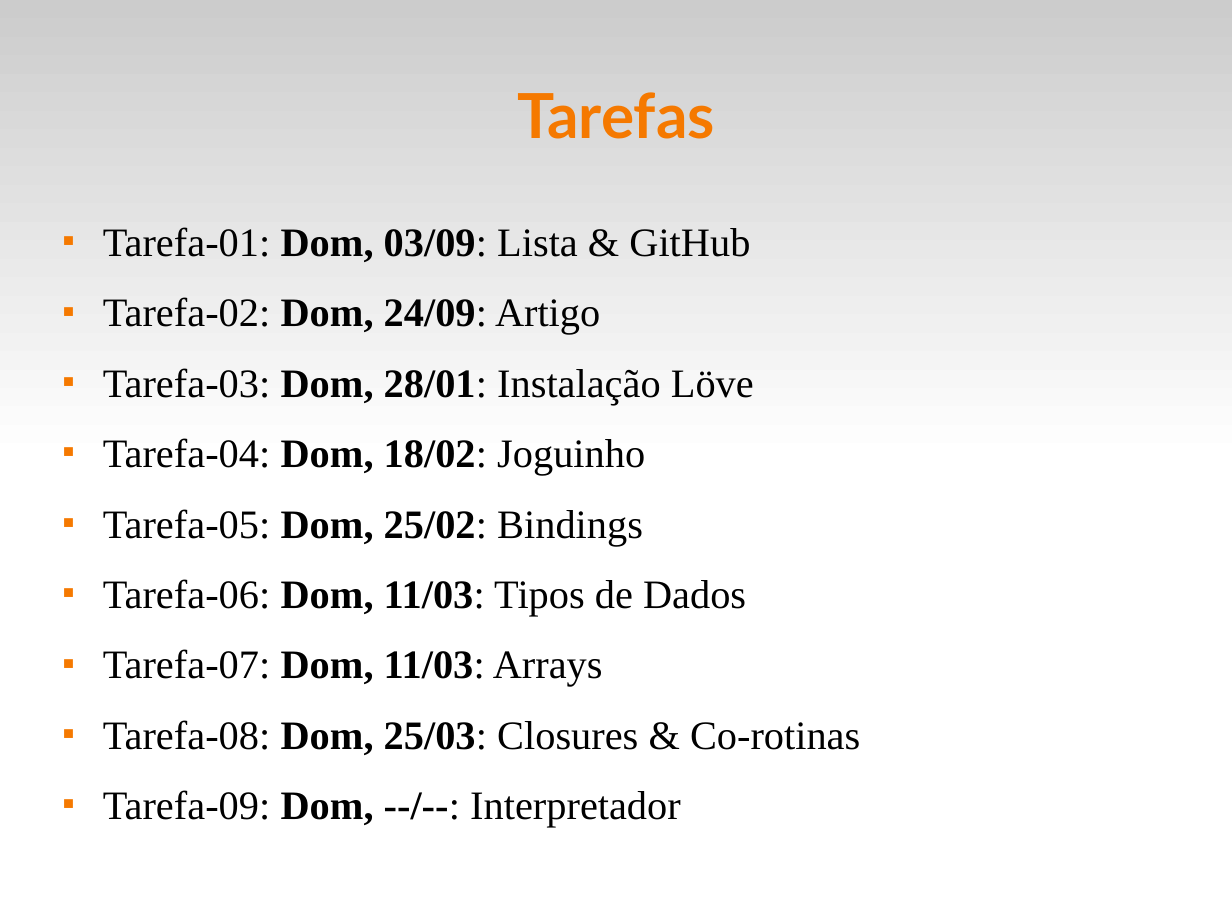
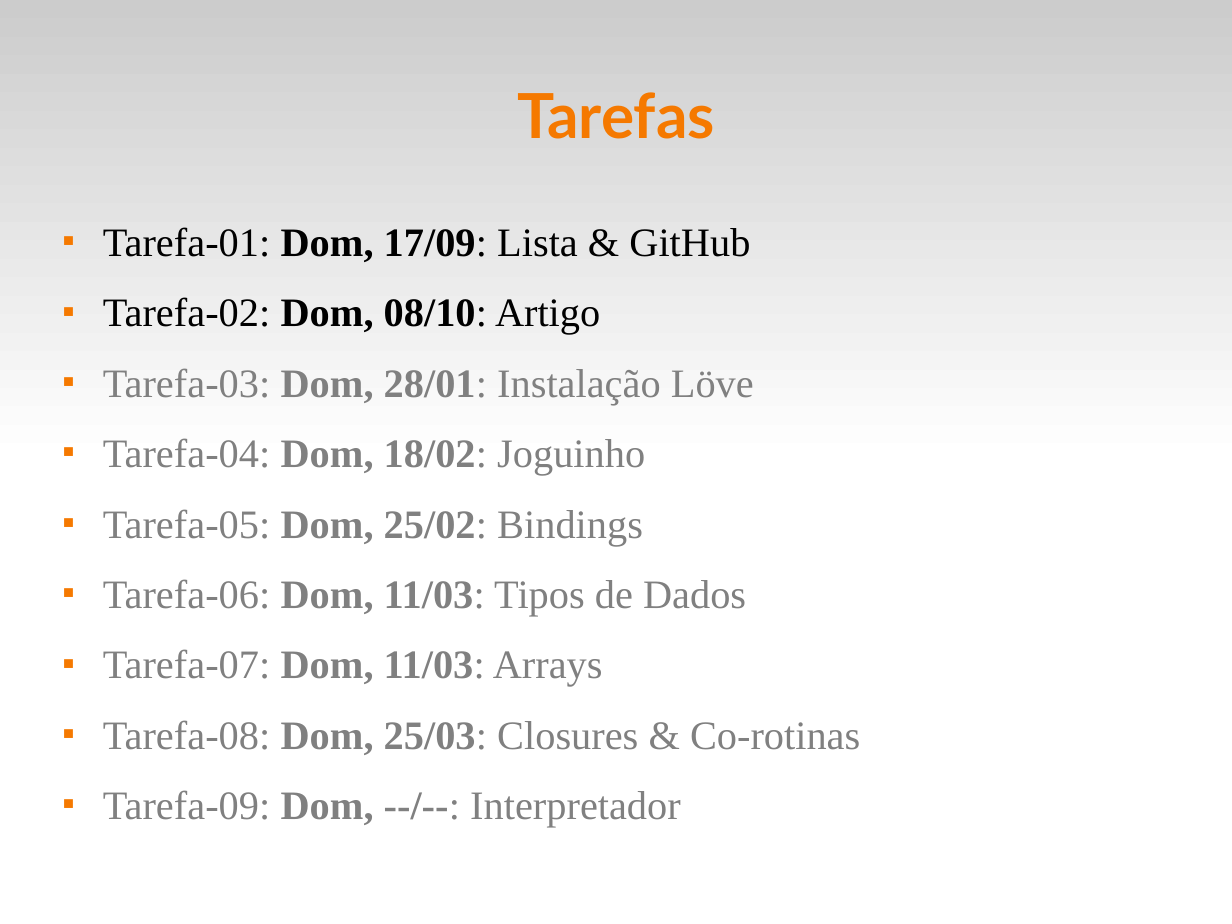
Before and after one commit to fsantanna-uerj/EDL, a slide deck: slide 4 of slides/edl-00.odp. Drawn at 1232x924 pixels with LibreOffice and Linux fonts; fonts in the diff are those of the drawing. Boxes give left, top, right and bottom in pixels: in the first picture for what was removed or moved away, otherwise in the second. Text is boxed around its words. In the diff, an @@ line names an element or a change of style, - is before the commit and + after.

```diff
--- a/slides/edl-00.odp
+++ b/slides/edl-00.odp
@@ text at (103,227,750,335): text changed @@
-■ Tarefa-01: Dom, 03/09: Lista & GitHub
-■ Tarefa-02: Dom, 24/09: Artigo
+■ Tarefa-01: Dom, 17/09: Lista & GitHub
+■ Tarefa-02: Dom, 08/10: Artigo
@@ text at (103,368,860,828): text colour #000000 to #808080 in "Tarefa-03: Dom, 28/01: Instalação Löve", "Tarefa-04: Dom, 18/02: Joguinho", "Tarefa-05: Dom, 25/02: Bindings", "Tarefa-06: Dom, 11/03: Tipos de Dados" and 3 more places @@
```
Also in this commit, not shown: 12 other slides changed, 3 other files.
